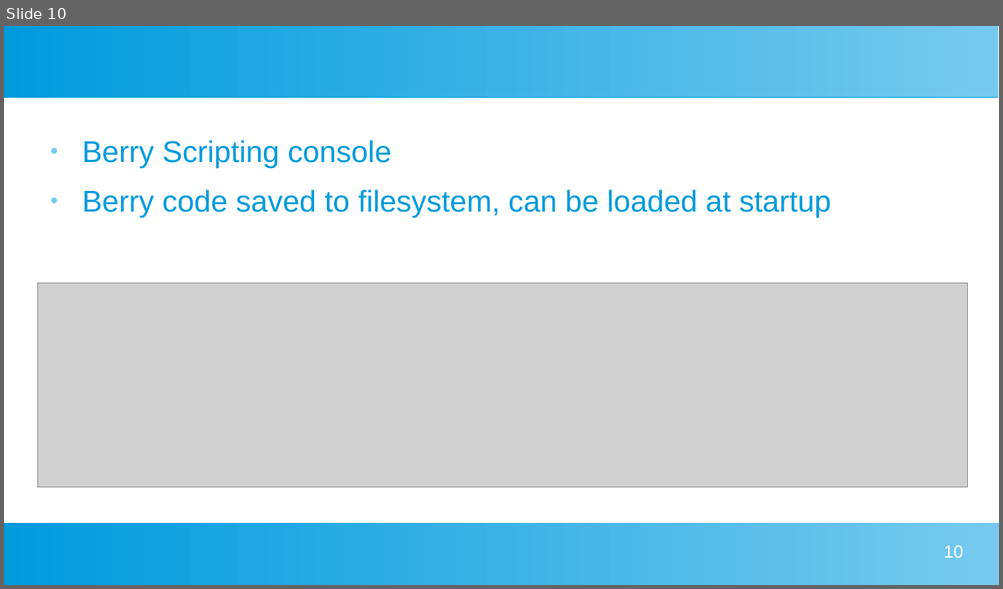
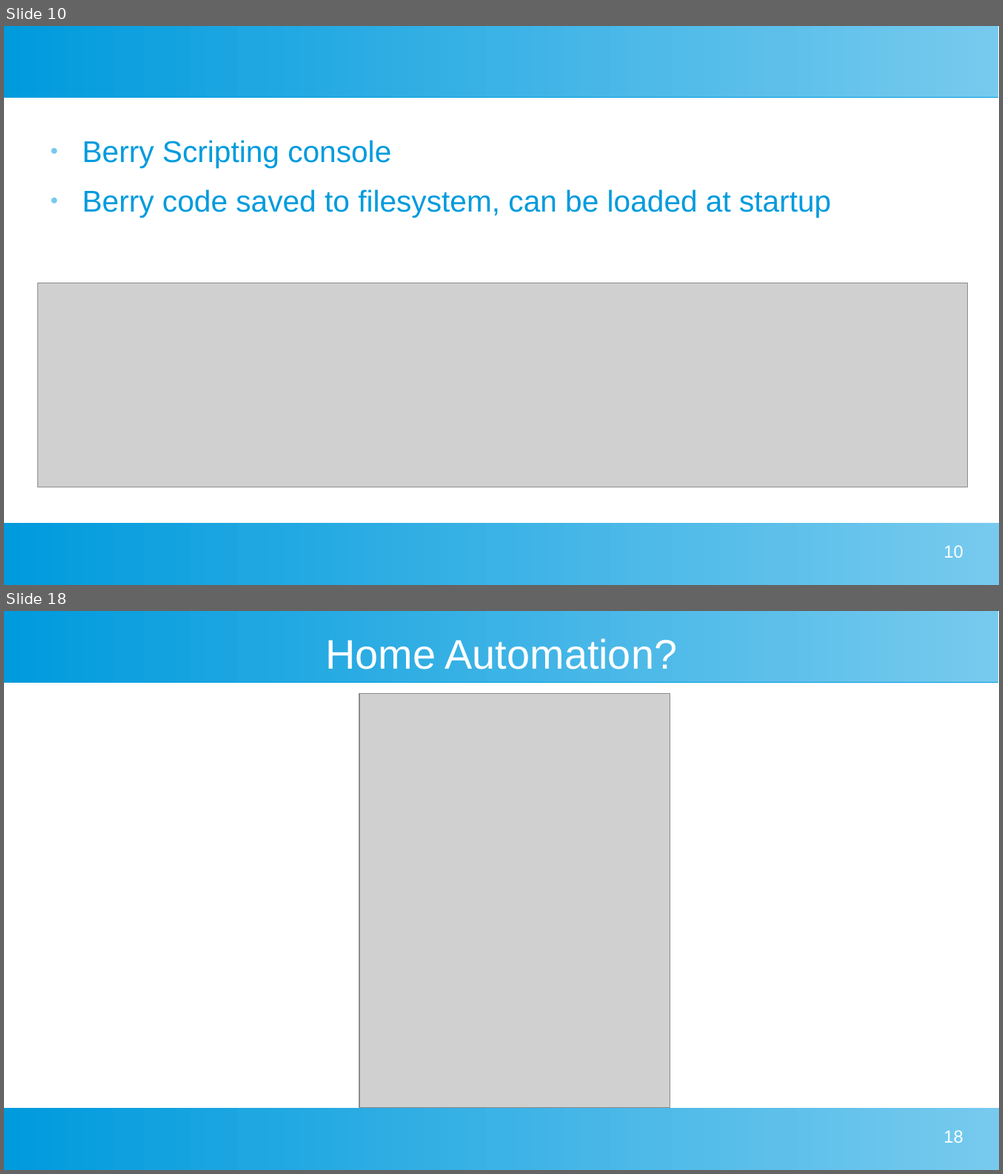
Before and after one commit to darrylb123/EO2024, a slide deck: EO2024-Tasmota+Berry.odp. Shown one above the other, each under a label of ours: slide 10 before the commit, slides 10 and 18 after it; the slides between them are not shown. The pictures are 1003x589 and 1003x1174 pixels, drawn with LibreOffice and Linux fonts; fonts in the diff are those of the drawing; grey boxes stand for pictures. Boxes give left, top, right and bottom in pixels: in the first picture for what was removed or moved away, otherwise in the second. Text is boxed around its words. In the diff, an @@ line names an element or a change of style, - is before the commit and + after.

```diff
--- a/EO2024-Tasmota+Berry.odp
+++ b/EO2024-Tasmota+Berry.odp
@@ slide 18 added at (4, 611, 999, 1170), background #FFFFFF; not listed: 2 template elements that a slide beside it also shows @@
@@ title added at (325, 638, 677, 669), 33 pt, text #FFFFFF @@
+Home Automation?
@@ picture added at (360, 694, 670, 1108) @@
@@ page number added at (943, 1130, 962, 1143), 14 pt, text #FFFFFF @@
+18
```
Also in this commit, not shown: 4 slides changed, 4 other slides added.
